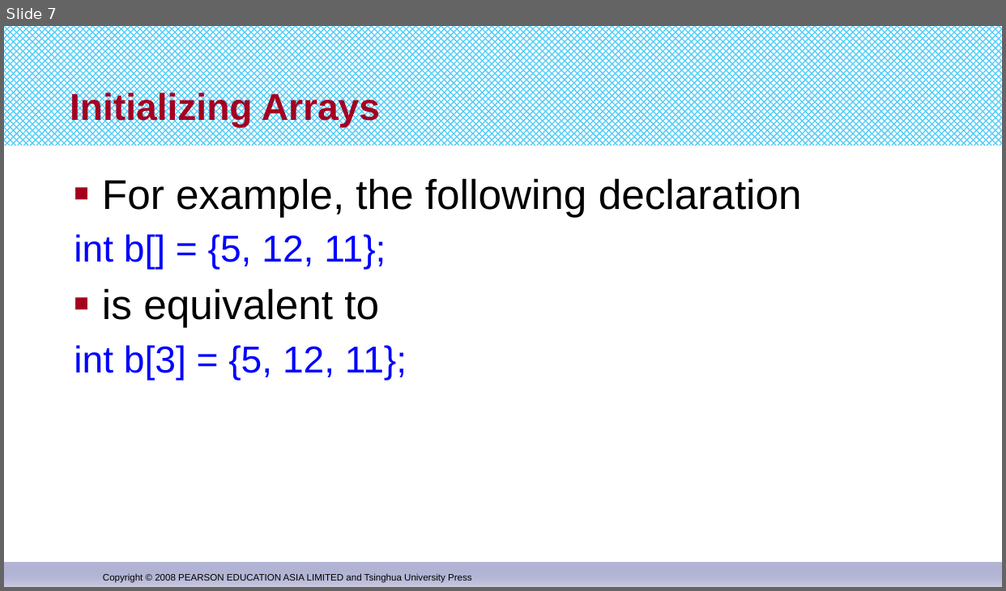
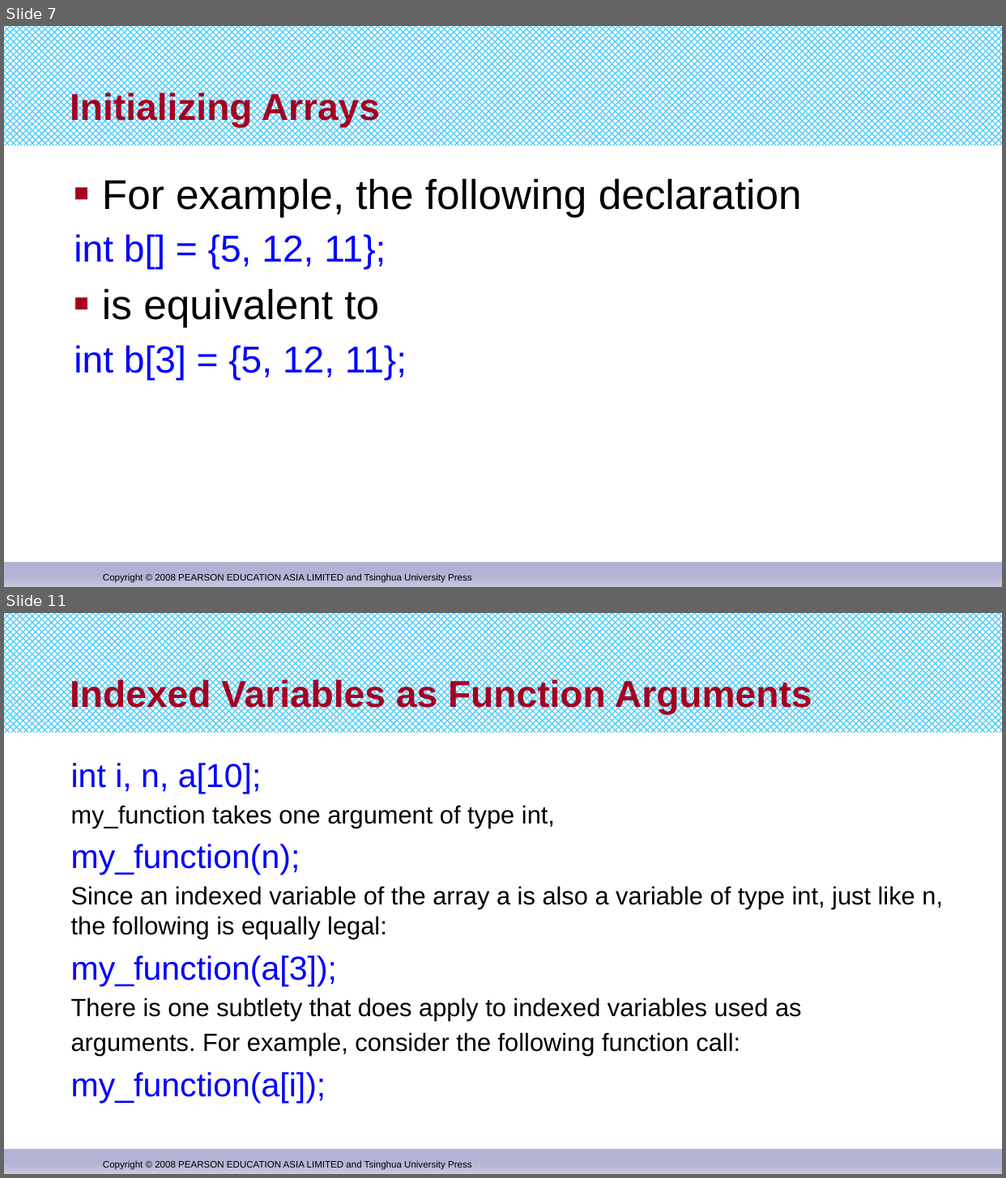
Before and after one commit to djuanbei/CPLUSPLUS, a slide deck: ppt/chapter 7.pptx. Shown one above the other, each under a label of ours: slide 7 before the commit, slides 7 and 11 after it; the slides between them are not shown. The pictures are 1006x591 and 1006x1178 pixels, drawn with LibreOffice and Linux fonts; fonts in the diff are those of the drawing. Boxes give left, top, right and bottom in pixels: in the first picture for what was removed or moved away, otherwise in the second. Text is boxed around its words. In the diff, an @@ line names an element or a change of style, - is before the commit and + after.

```diff
--- a/ppt/chapter 7.pptx
+++ b/ppt/chapter 7.pptx
@@ slide 11 added at <box>4,613,1002,1174</box>, background #FFFFFF; not listed: 3 template elements that a slide beside it also shows @@
@@ title added at <box>70,678,812,715</box>, 36 pt, text #A50021, bold @@
+Indexed Variables as Function Arguments
@@ text added at <box>71,763,943,1103</box>, 24 pt, text #000000 @@
+int i, n, a[10];
+my_function takes one argument of type int,
+my_function(n);
+Since an indexed variable of the array a is also a variable of type int, just like n, the following is equally legal:
+my_function(a[3]);
+There is one subtlety that does apply to indexed variables used as
+arguments. For example, consider the following function call:
+my_function(a[i]);
```
Also in this commit, not shown: 16 other slides added, 2 other files.
